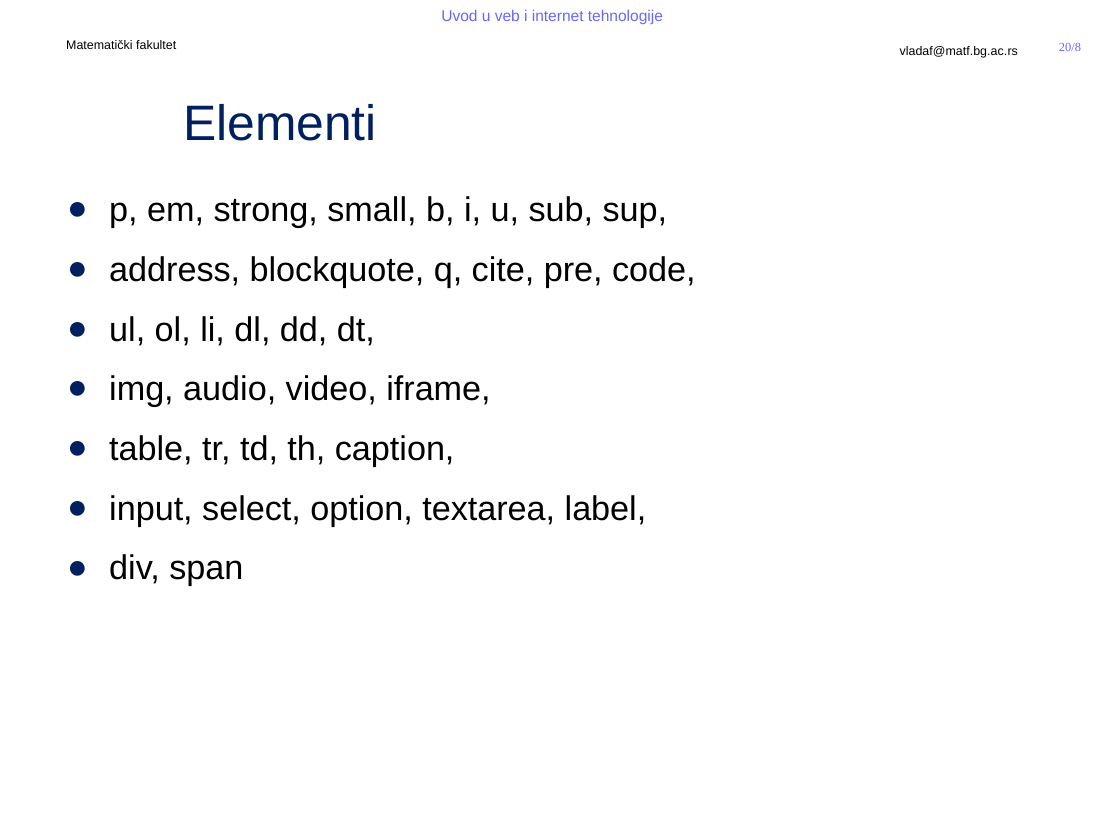
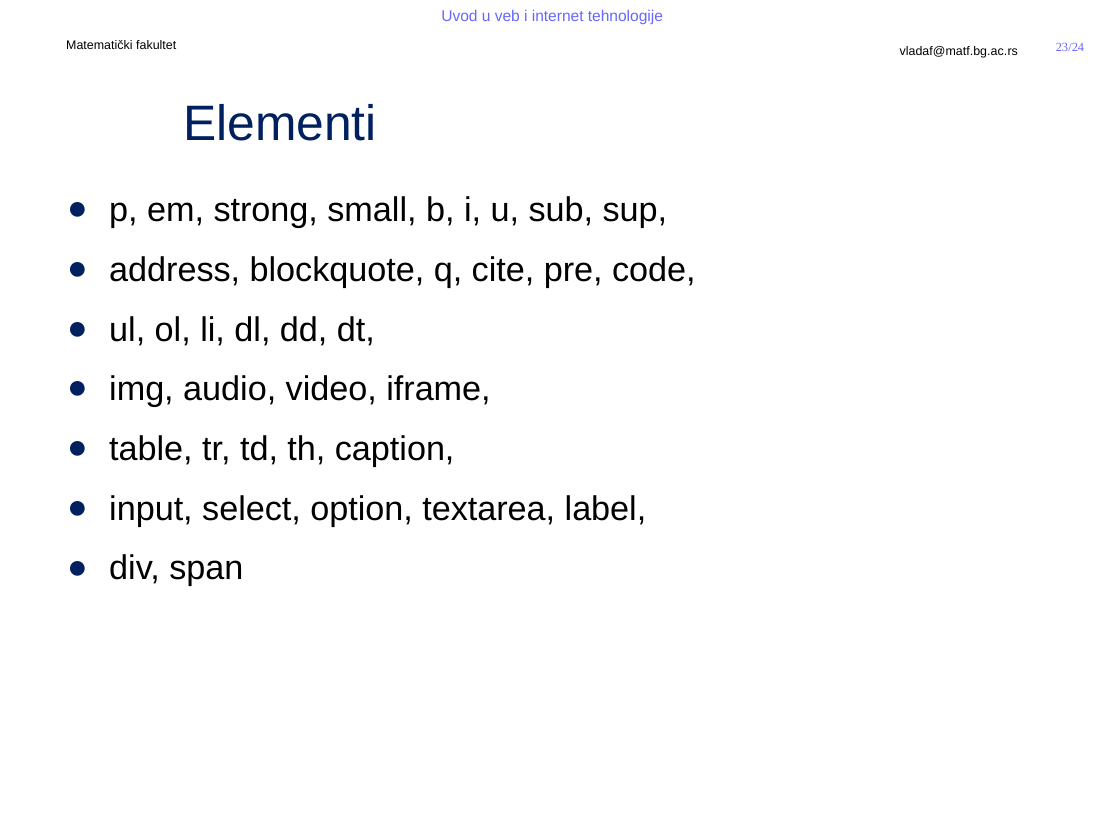
Before and after one commit to MatfUVIT/info, a slide deck: slide 23 of predavanja/prezentacije/UVIT03-01-HTML 5.pptx (slide 20 before the commit). Drawn at 1120x840 pixels with LibreOffice and Linux fonts; fonts in the diff are those of the drawing; background and template pictures are left out. Boxes give left, top, right and bottom in pixels: in the first picture for what was removed or moved away, otherwise in the second. Text is boxed around its words. In the diff, an @@ line names an element or a change of style, - is before the commit and + after.

```diff
--- a/predavanja/prezentacije/UVIT03-01-HTML 5.pptx
+++ b/predavanja/prezentacije/UVIT03-01-HTML 5.pptx
@@ page number added at [1056,43,1084,51], 8 pt, text #6767FF @@
+23/24
@@ page number removed at [1059,43,1081,51] @@
-20/8
```
Also in this commit, not shown: 1 other slide changed, 4 slides added, 1 slide removed, 2 other files.
